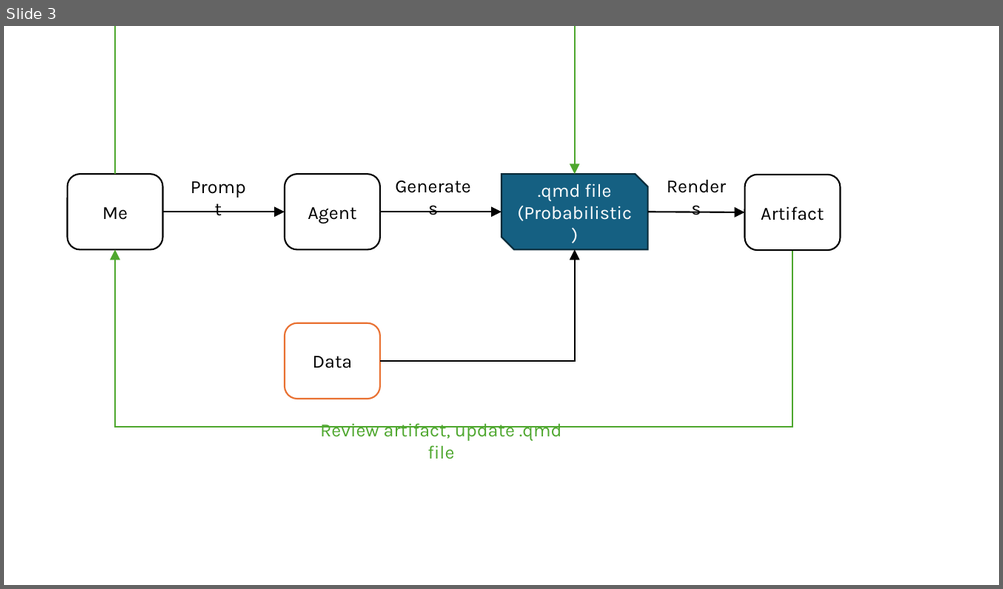
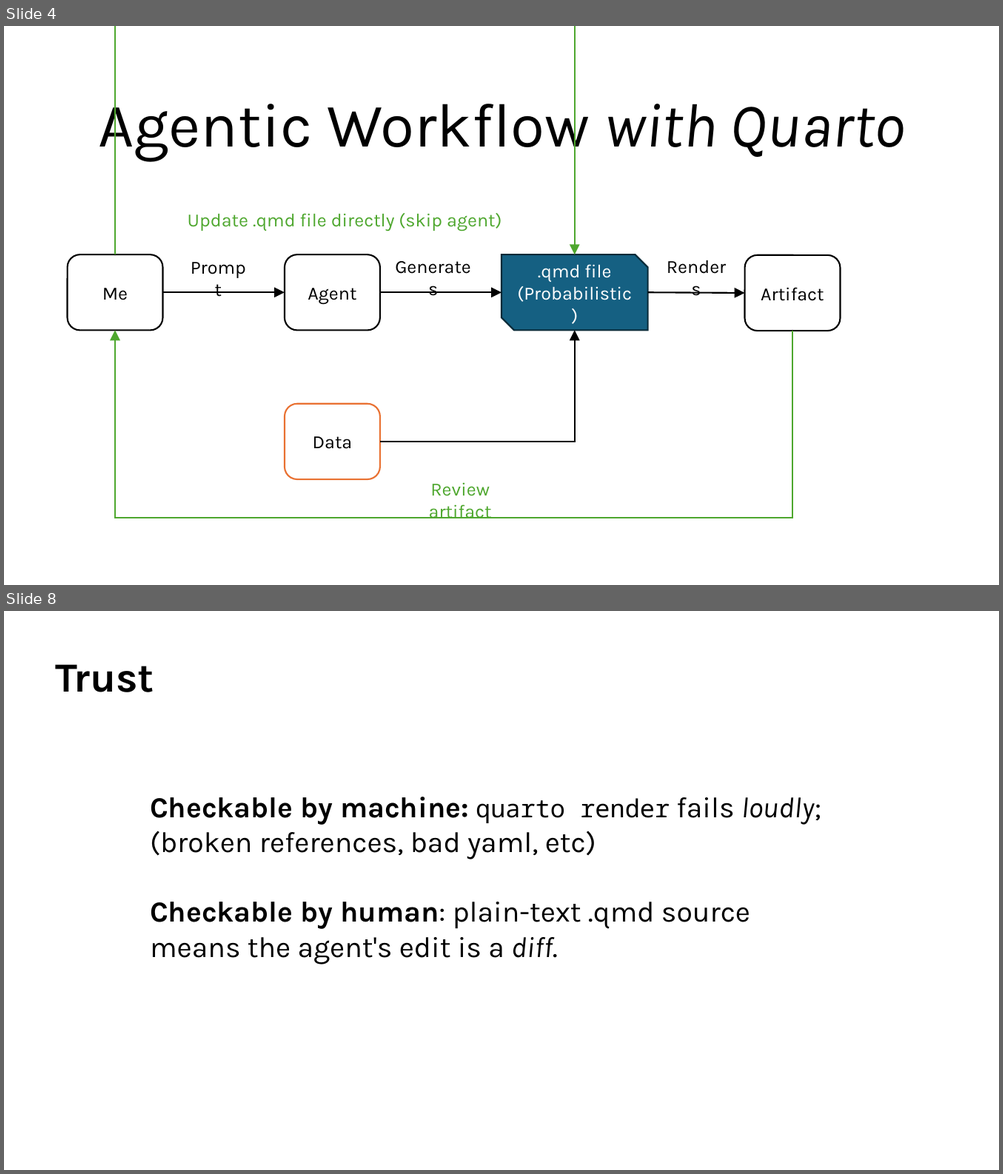
Before and after one commit to jhelvy/2026-posit-conf-quarto, a slide deck: images/entanglement-diagram/entanglement.pptx. Shown one above the other, each under a label of ours: slide 3 before the commit, slides 4 and 8 after it; the slides between them are not shown. The pictures are 1003x589 and 1003x1174 pixels, drawn with LibreOffice and Linux fonts; fonts in the diff are those of the drawing. Boxes give left, top, right and bottom in pixels: in the first picture for what was removed or moved away, otherwise in the second. Text is boxed around its words. In the diff, an @@ line names an element or a change of style, - is before the commit and + after.

```diff
--- a/images/entanglement-diagram/entanglement.pptx
+++ b/images/entanglement-diagram/entanglement.pptx
@@ slide 8 added at bbox=[4, 611, 999, 1170], background #FFFFFF @@
@@ text added at bbox=[55, 664, 154, 692], 40 pt, text #000000, bold @@
+Trust
@@ text added at bbox=[150, 797, 822, 965], 28 pt, text #000000 @@
+Checkable by machine: quarto render fails loudly; (broken references, bad yaml, etc)
+Checkable by human: plain-text .qmd source means the agent's edit is a diff.
@@ what was slide 3 is now slide 4 @@
@@ slide 4 changed as well @@
@@ text added at bbox=[98, 90, 905, 161], 60 pt, text #000000 @@
+Agentic Workflow with Quarto
@@ text added at bbox=[188, 213, 502, 231], 18 pt, text #4EA72E @@
+Update .qmd file directly (skip agent)
@@ 4 rounded rectangles, 3 texts, 3 arrows, 2 elbow arrows, 1 snip diag rect: place and size @@
-4 rounded rectangles, 3 texts, 3 arrows, 2 elbow arrows, 1 snip diag rect at bbox=[68, 156, 840, 399]
+4 rounded rectangles, 3 texts, 3 arrows, 2 elbow arrows, 1 snip diag rect at bbox=[68, 236, 840, 480]
@@ elbow arrow moved from (793, 250) - (115, 249) to (793, 331) - (115, 330) @@
@@ text at bbox=[429, 483, 492, 519]: text changed @@
-Review artifact, update .qmd file
+Review artifact
```
Also in this commit, not shown: 2 other slides changed, 4 other slides added.
